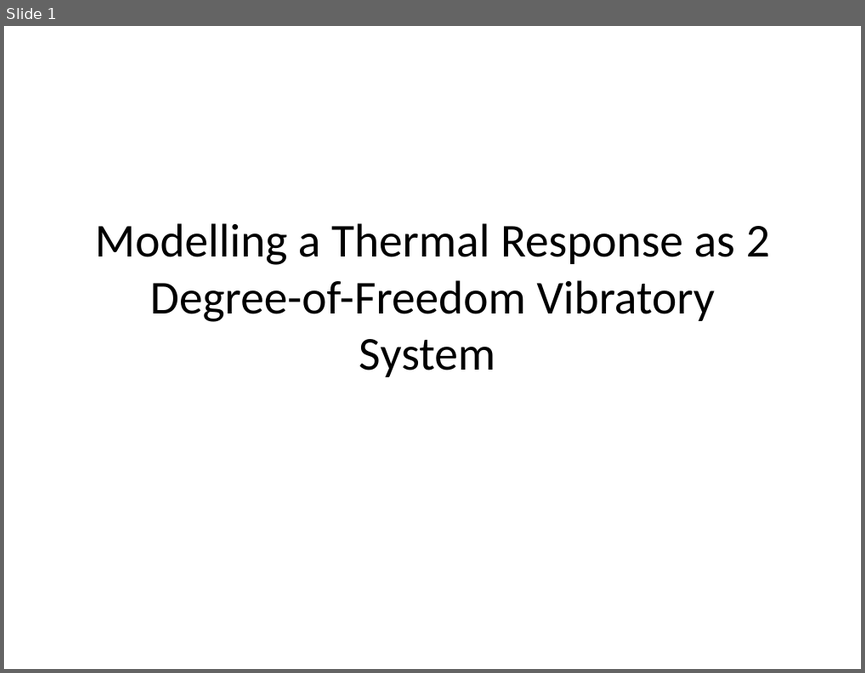
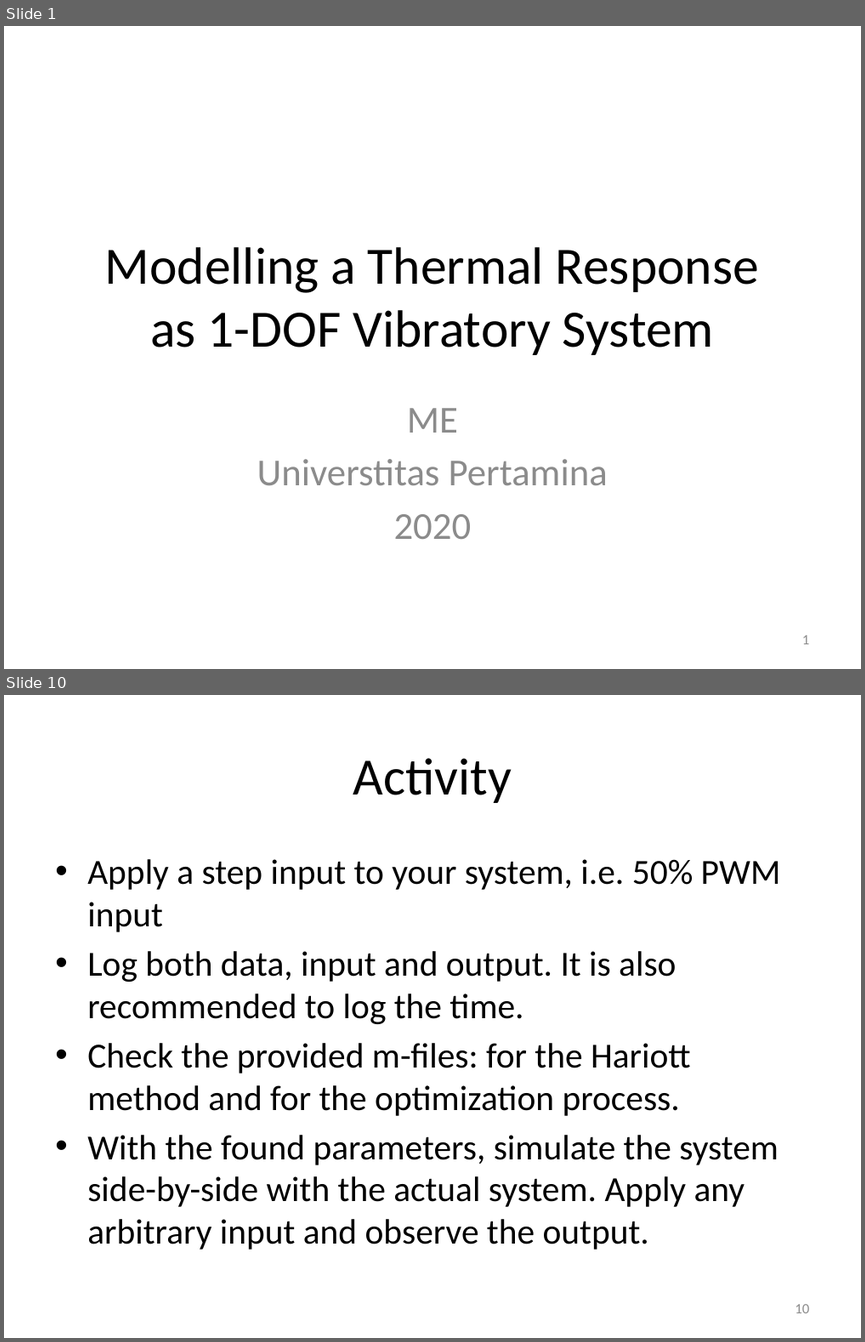
Before and after one commit to auralius/up_temperature_control_device, a slide deck: Activities/Presentations/SOPDT Optimization.pptx. Shown one above the other, each under a label of ours: slide 1 before the commit, slides 1 and 10 after it; the slides between them are not shown. The pictures are 865x673 and 865x1342 pixels, drawn with LibreOffice and Linux fonts; fonts in the diff are those of the drawing. Boxes give left, top, right and bottom in pixels: in the first picture for what was removed or moved away, otherwise in the second. Text is boxed around its words. In the diff, an @@ line names an element or a change of style, - is before the commit and + after.

Commit message:
Updated the ppt: SPODT with optimization process

```diff
--- a/Activities/Presentations/SOPDT Optimization.pptx
+++ b/Activities/Presentations/SOPDT Optimization.pptx
@@ slide 10 added at (x1=4, y1=695, x2=861, y2=1338), background #FFFFFF @@
@@ title added at (x1=353, y1=758, x2=511, y2=803), 44 pt, text #000000 @@
+Activity
@@ text added at (x1=87, y1=859, x2=781, y2=1249), 29.6 pt, text #000000 @@
+• Apply a step input to your system, i.e. 50% PWM input
+• Log both data, input and output. It is also recommended to log the time.
+• Check the provided m-files: for the Hariott method and for the optimization process.
+• With the found parameters, simulate the system side-by-side with the actual system. Apply any arbitrary input and observe the output.
@@ page number added at (x1=794, y1=1304, x2=809, y2=1313), 12 pt, text #8C8C8C @@
+10
@@ slide 1 changed as well @@
@@ title at (x1=105, y1=247, x2=759, y2=355): text changed; size 39.6 to 44 pt @@
-Modelling a Thermal Response as 2 Degree-of-Freedom Vibratory System
+Modelling a Thermal Response as 1-DOF Vibratory System
@@ subtitle added at (x1=257, y1=408, x2=608, y2=539), 32 pt, text #8C8C8C @@
+ME
+Universtitas Pertamina
+2020
@@ page number added at (x1=802, y1=635, x2=809, y2=644), 12 pt, text #8C8C8C @@
+1
```
Also in this commit, not shown: 9 other slides added, 5 slides removed.
